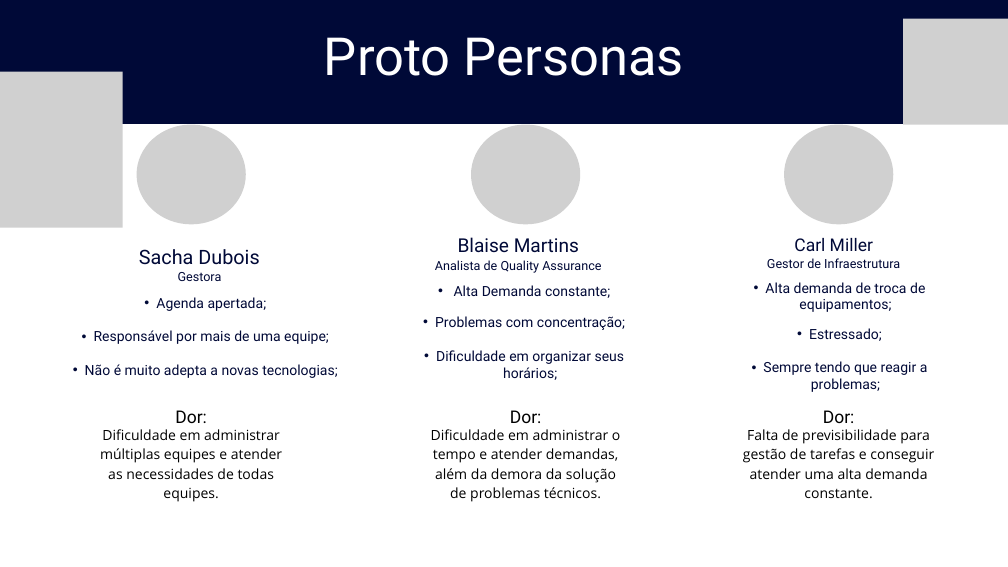
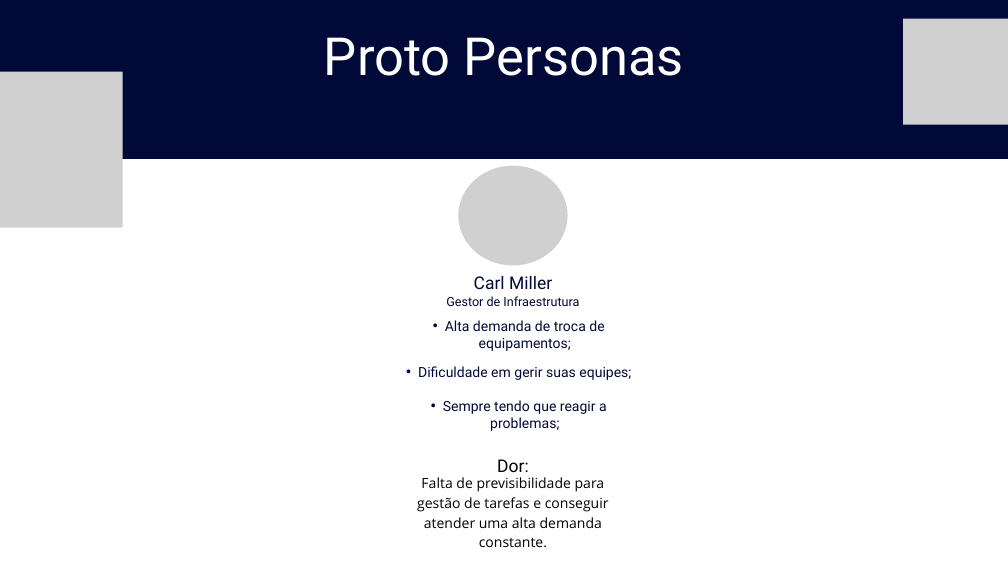
Before and after one commit to Noctoramento/Documentacao, a slide deck: slide 1 of StoryBorard---ProtoPersona---UserStories/Proto-Personas.pptx. Drawn at 1008x567 pixels with LibreOffice and Linux fonts; fonts in the diff are those of the drawing; grey boxes stand for pictures. Boxes give left, top, right and bottom in pixels: in the first picture for what was removed or moved away, otherwise in the second. Text is boxed around its words. In the diff, an @@ line names an element or a change of style, - is before the commit and + after.

Commit message:
Protopersona fix

```diff
--- a/StoryBorard---ProtoPersona---UserStories/Proto-Personas.pptx
+++ b/StoryBorard---ProtoPersona---UserStories/Proto-Personas.pptx
@@ freeform shape resized from (x1=0, y1=0, x2=1008, y2=124) to (x1=0, y1=0, x2=1008, y2=159) @@
@@ picture removed at (x1=137, y1=124, x2=246, y2=224) @@
@@ picture removed at (x1=471, y1=124, x2=581, y2=224) @@
@@ picture moved from (x1=784, y1=124, x2=894, y2=224) to (x1=458, y1=166, x2=568, y2=266) @@
@@ text removed at (x1=435, y1=237, x2=601, y2=273) @@
-Blaise Martins
-Analista de Quality Assurance
@@ text removed at (x1=139, y1=249, x2=259, y2=281) @@
-Sacha Dubois
-Gestora
@@ text removed at (x1=85, y1=297, x2=338, y2=378) @@
-  • Agenda apertada;
-  • Responsável por mais de uma equipe;
-  • Não é muito adepta a novas tecnologias;
@@ text "Carl Miller" moved from (x1=767, y1=238, x2=900, y2=268) to (x1=446, y1=276, x2=579, y2=306) @@
@@ text removed at (x1=435, y1=285, x2=625, y2=380) @@
-  • Alta Demanda constante;
-  • Problemas com concentração;
-  • Dificuldade em organizar seus horários;
@@ text "Alta demanda de troca de ..." moved from (x1=763, y1=282, x2=928, y2=392) to (x1=418, y1=320, x2=631, y2=431) @@
@@ text at (x1=418, y1=366, x2=631, y2=380): text changed @@
-  • Estressado;
+  • Dificuldade em gerir suas equipes;
@@ text removed at (x1=175, y1=410, x2=207, y2=423) @@
-Dor:
@@ text removed at (x1=510, y1=410, x2=542, y2=423) @@
-Dor:
@@ text removed at (x1=100, y1=429, x2=282, y2=502) @@
-Dificuldade em administrar múltiplas equipes e atender as necessidades de todas equipes.
@@ text removed at (x1=431, y1=429, x2=620, y2=502) @@
-Dificuldade em administrar o tempo e atender demandas, além da demora da solução de problemas técnicos.
@@ text "Falta de previsibilidade para gestão ..." moved from (x1=743, y1=429, x2=934, y2=498) to (x1=417, y1=477, x2=609, y2=547) @@
@@ text "Dor:" moved from (x1=823, y1=410, x2=855, y2=423) to (x1=497, y1=459, x2=529, y2=472) @@
```
